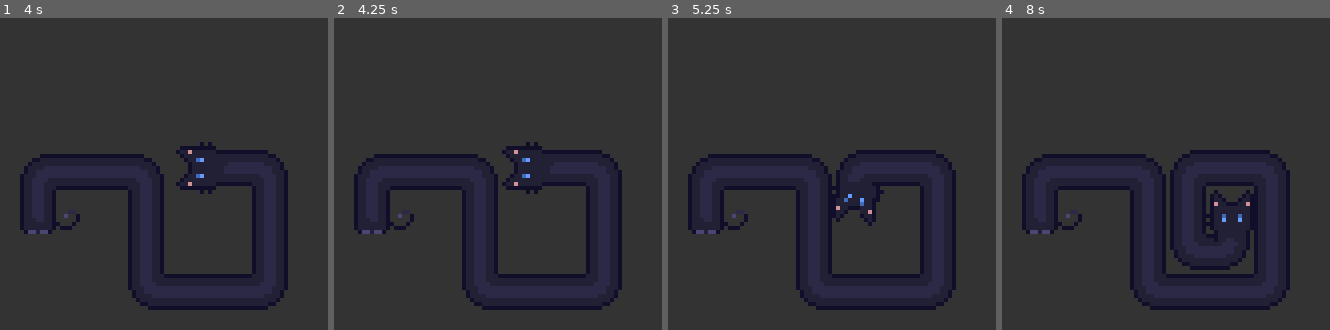
Above: before the commit, frames 1-4 (left to right).
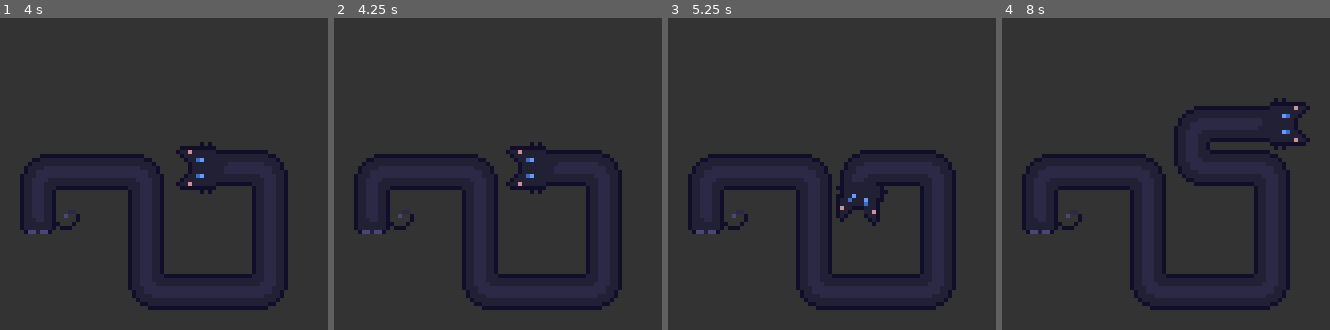
Above: after the commit, the same moments.

Repository: RecorderYvaine/loooong_cat
Game: Godot game, scene res://src/Main.tscn
Same seed, same stepped clock (60 frames per second), same inputs: the game is played once before the commit and once after it.
Inputs:
- Up to frame 1 (4 s): tap Enter at 0.5 s; hold Right (ui_right) 0.53-1.28 s; hold Down (ui_down) 1.28-2.03 s; hold Right (ui_right) 2.03-2.78 s; hold Up (ui_up) 2.78-3.53 s; hold Left (ui_left) from 3.53 s (still down)
- Up to frame 2 (4.25 s): keep holding Left (ui_left)
- Up to frame 3 (5.25 s): tap Space at 4.25 s; tap Enter at 5 s; release Left (ui_left) at 5.03 s; hold Down (ui_down) from 5.03 s (still down)
- Up to frame 4 (8 s): release Down (ui_down) at 5.78 s; hold Right (ui_right) 5.78-6.53 s; tap Space at 6.5 s; hold Up (ui_up) 6.53-7.28 s; tap Enter at 7.25 s; hold Right (ui_right) from 7.28 s (still down)

Frame 1 is identical in both runs. In frame 2, 0.5% of the frame differs, in the area x 51-65%, y 39-57%; in frame 3, 0.7%; in frame 4, 3.0%, in the area x 51-94%, y 25-81%.

Commit message:
Fix contact turn overlap checks

Diff:
--- a/src/cat/LongCat.gd
+++ b/src/cat/LongCat.gd
@@ -12,6 +12,8 @@
 const TURN_READY_DIST: float = MIN_TURN_DIST + TURN_EXIT_ADVANCE
 const REVERSE_POP_INPUT_LOCK_TIME: float = 0.12
 const CONTACT_TURN_EDGE_SLOP: float = 1.0
+const BODY_CONTACT_GAP: float = 1.0
+const EFFECTIVE_COLLISION_CLEARANCE: float = COLLISION_CLEARANCE + BODY_CONTACT_GAP
 
 # 以 HeadGroup 节点原点为基准，提取猫脸中心点作为旋转与移动核心
 const FACE_LOCAL = Vector2(0.5, -5.5)
@@ -250,8 +252,8 @@
 	return max(0.0, allowed_step)
 
 func get_segment_collision_bounds(p1: Vector2, p2: Vector2) -> Rect2:
-	var min_pos = Vector2(min(p1.x, p2.x), min(p1.y, p2.y)) - Vector2(COLLISION_CLEARANCE, COLLISION_CLEARANCE)
-	var max_pos = Vector2(max(p1.x, p2.x), max(p1.y, p2.y)) + Vector2(COLLISION_CLEARANCE, COLLISION_CLEARANCE)
+	var min_pos = Vector2(min(p1.x, p2.x), min(p1.y, p2.y)) - Vector2(EFFECTIVE_COLLISION_CLEARANCE, EFFECTIVE_COLLISION_CLEARANCE)
+	var max_pos = Vector2(max(p1.x, p2.x), max(p1.y, p2.y)) + Vector2(EFFECTIVE_COLLISION_CLEARANCE, EFFECTIVE_COLLISION_CLEARANCE)
 	return Rect2(min_pos, max_pos - min_pos)
 
 func is_point_in_bounds(pos: Vector2, bounds: Rect2) -> bool:
@@ -286,7 +288,7 @@
 	return abs(pos.x - center_x)
 
 func is_near_segment_collision_edge(pos: Vector2, p1: Vector2, p2: Vector2) -> bool:
-	return get_distance_from_segment_centerline(pos, p1, p2) >= COLLISION_CLEARANCE - CONTACT_TURN_EDGE_SLOP
+	return get_distance_from_segment_centerline(pos, p1, p2) >= EFFECTIVE_COLLISION_CLEARANCE - CONTACT_TURN_EDGE_SLOP
 
 func is_dir_parallel_to_segment(dir: Vector2, p1: Vector2, p2: Vector2) -> bool:
 	var segment = p2 - p1
@@ -297,6 +299,8 @@
 func can_start_turn(start_pos: Vector2, dir: Vector2) -> bool:
 	var end_pos = start_pos + dir * MIN_TURN_DIST
 	var check_points = max(0, path.size() - 3)
+	var inside_any_bounds = false
+	var exits_or_skims_contact = false
 
 	for i in range(check_points):
 		var p1 = path[i]
@@ -304,8 +308,11 @@
 		var bounds = get_segment_collision_bounds(p1, p2)
 		var starts_inside = is_point_in_bounds(start_pos, bounds)
 		if starts_inside:
-			if not can_start_contact_exit_from_segment(start_pos, dir, MIN_TURN_DIST, p1, p2):
+			inside_any_bounds = true
+			if is_moving_deeper_into_segment_bounds(start_pos, end_pos, p1, p2):
 				return false
+			if can_start_contact_exit_from_segment(start_pos, dir, MIN_TURN_DIST, p1, p2):
+				exits_or_skims_contact = true
 			continue
 
 		if dir.x != 0:
@@ -321,6 +328,8 @@
 				if dir.y < 0 and start_pos.y > bounds.end.y and start_pos.y - MIN_TURN_DIST < bounds.end.y:
 					return false
 
+	if inside_any_bounds:
+		return exits_or_skims_contact
 	return true
 
 func get_contact_exit_segment_indices(start_pos: Vector2, dir: Vector2) -> Array[int]:
--- a/tests/run_tests.gd
+++ b/tests/run_tests.gd
@@ -886,13 +886,13 @@
 		},
 		{
 			"name": "horizontal edge contact turns left along edge",
-			"path": [Vector2(0.5, 0.0), Vector2(30.5, 0.0), Vector2(30.5, 30.0), Vector2(15.5, 30.0), Vector2(15.5, 9.0)],
+			"path": [Vector2(0.5, 0.0), Vector2(30.5, 0.0), Vector2(30.5, 30.0), Vector2(15.5, 30.0), Vector2(15.5, 10.0)],
 			"current": Vector2.UP,
 			"turn": Vector2.LEFT,
 		},
 		{
 			"name": "horizontal edge contact turns right along edge",
-			"path": [Vector2(30.5, 0.0), Vector2(0.5, 0.0), Vector2(0.5, 30.0), Vector2(15.5, 30.0), Vector2(15.5, 9.0)],
+			"path": [Vector2(30.5, 0.0), Vector2(0.5, 0.0), Vector2(0.5, 30.0), Vector2(15.5, 30.0), Vector2(15.5, 10.0)],
 			"current": Vector2.UP,
 			"turn": Vector2.RIGHT,
 		},
@@ -954,6 +954,24 @@
 			printerr("FAILED: ", contact_case.name, " should keep moving after contact turn through input processing. after_turn=", head_after_turn, " path=", cat.path)
 			quit(1)
 			return false
+
+	cat.path = [
+		Vector2(0.5, 0.0),
+		Vector2(30.5, 0.0),
+		Vector2(30.5, 30.0),
+		Vector2(15.5, 30.0),
+		Vector2(15.5, 9.0),
+	]
+	cat.current_dir = Vector2.UP
+	cat.turns_data.clear()
+	cat.clear_contact_exit()
+	cat.update_visuals()
+
+	cat.move_cat(Vector2.LEFT, 1.0)
+	if cat.current_dir == Vector2.LEFT:
+		printerr("FAILED: 1px edge gap should be treated as too close to turn along the body. path=", cat.path)
+		quit(1)
+		return false
 
 	cat.path = [
 		Vector2(0.5, 0.0),
